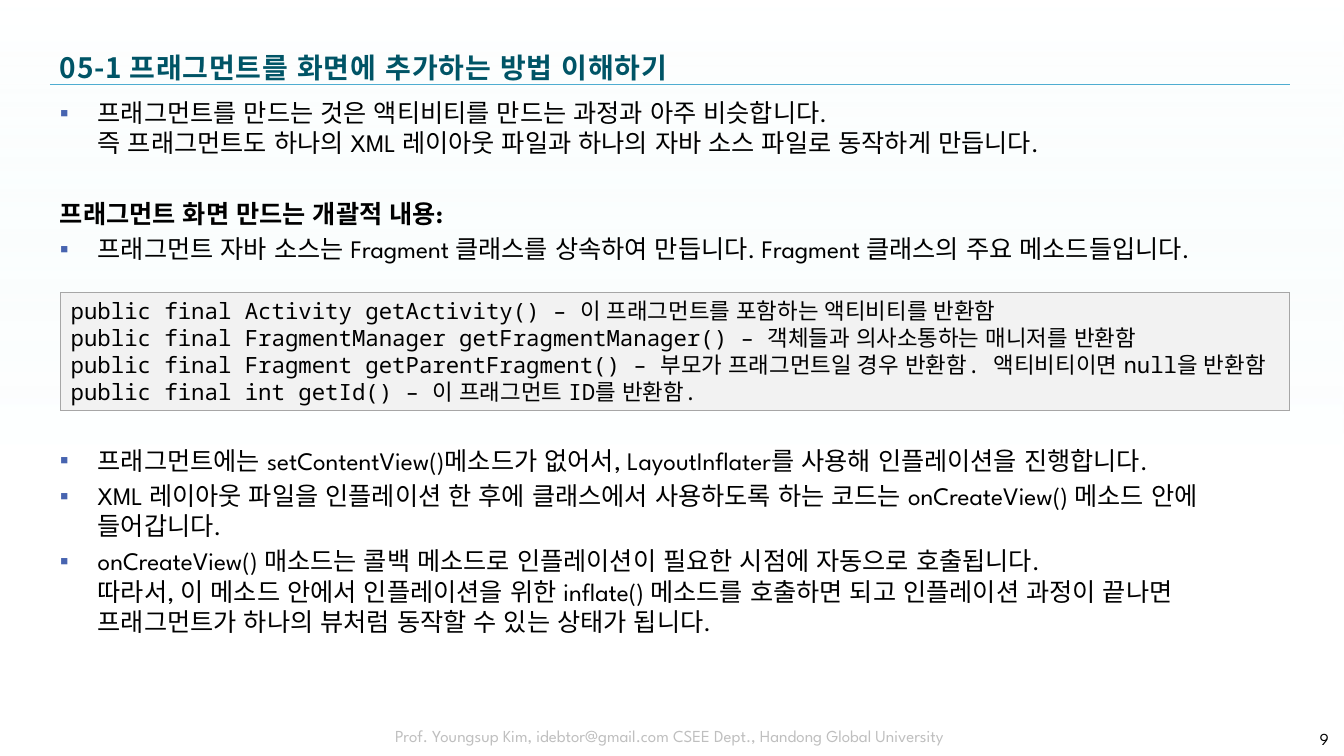
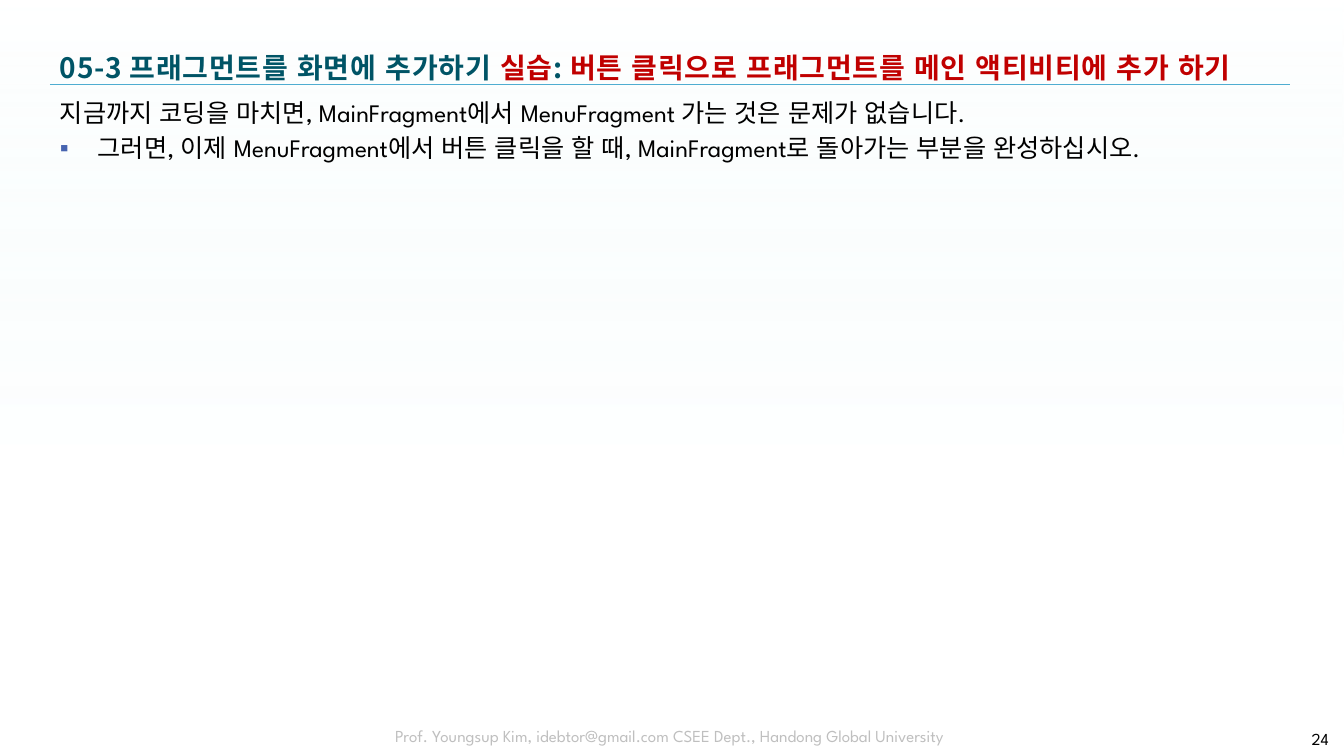
Before and after one commit to tae7841/HuStarAS, a slide deck: slide 24 of ppts/05Fragment.pptx (slide 9 before the commit). Drawn at 1344x756 pixels with LibreOffice and Linux fonts; fonts in the diff are those of the drawing; background and template pictures are left out. Boxes give left, top, right and bottom in pixels: in the first picture for what was removed or moved away, otherwise in the second. Text is boxed around its words. In the diff, an @@ line names an element or a change of style, - is before the commit and + after.

```diff
--- a/ppts/05Fragment.pptx
+++ b/ppts/05Fragment.pptx
@@ title at (60,54,1230,85): text changed; text colour gradient #005466 to #005061 to #003E4B to #C00000 @@
-05-1 프래그먼트를 화면에 추가하는 방법 이해하기
+05-3 프래그먼트를 화면에 추가하기 실습: 버튼 클릭으로 프래그먼트를 메인 액티비티에 추가 하기
@@ text at (60,101,1140,163): text changed @@
-▪ 프래그먼트를 만드는 것은 액티비티를 만드는 과정과 아주 비슷합니다.
-  즉 프래그먼트도 하나의 XML 레이아웃 파일과 하나의 자바 소스 파일로 동작하게 만듭니다.
-프래그먼트 화면 만드는 개괄적 내용:
-▪ 프래그먼트 자바 소스는 Fragment 클래스를 상속하여 만듭니다. Fragment 클래스의 주요 메소드들입니다.
-▪ 프래그먼트에는 setContentView()메소드가 없어서, LayoutInflater를 사용해 인플레이션을 진행합니다.
-▪ XML 레이아웃 파일을 인플레이션 한 후에 클래스에서 사용하도록 하는 코드는 onCreateView() 메소드 안에 들어갑니다.
-▪ onCreateView() 매소드는 콜백 메소드로 인플레이션이 필요한 시점에 자동으로 호출됩니다.
-  따라서, 이 메소드 안에서 인플레이션을 위한 inflate() 메소드를 호출하면 되고 인플레이션 과정이 끝나면 프래그먼트가 하나의 뷰처럼 동작할 수 있는 상태가 됩니다.
+지금까지 코딩을 마치면, MainFragment에서 MenuFragment 가는 것은 문제가 없습니다.
+▪ 그러면, 이제 MenuFragment에서 버튼 클릭을 할 때, MainFragment로 돌아가는 부분을 완성하십시오.
@@ rectangle removed at (60,292,1290,411) @@
-public final Activity getActivity() – 이 프래그먼트를 포함하는 액티비티를 반환함
-public final FragmentManager getFragmentManager() – 객체들과 의사소통하는 매니저를 반환함
-public final Fragment getParentFragment() – 부모가 프래그먼트일 경우 반환함. 액티비티이면 null을 반환함
-public final int getId() – 이 프래그먼트 ID를 반환함.
@@ page number at (1312,733,1329,745): text changed @@
-9
+24
```
Also in this commit, not shown: 6 other slides changed, 2 slides added, 1 other file.
